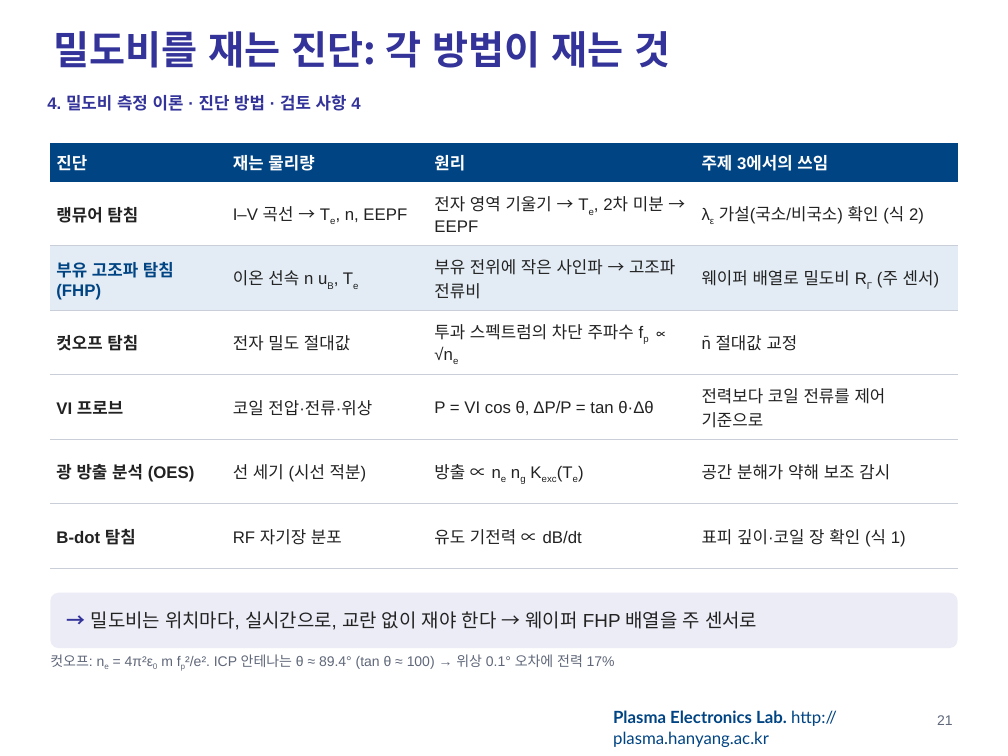
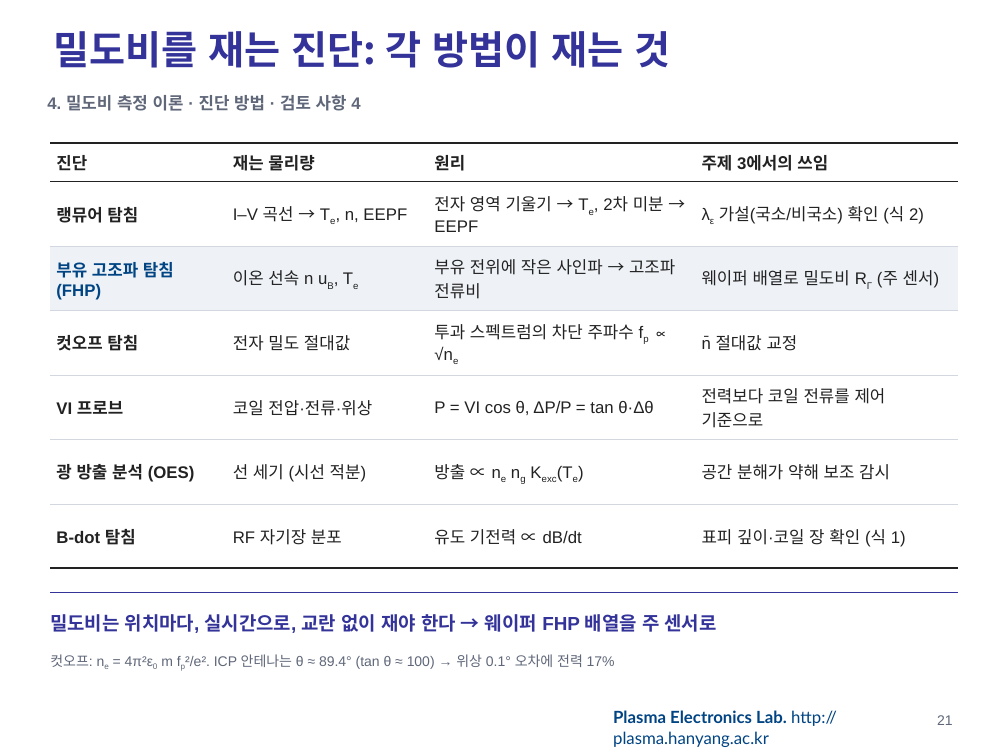
Before and after one commit to garlicjam-pyo/plasma, a slide deck: slide 21 of presentations/1차발표_최종.pptx. Drawn at 1008x756 pixels with LibreOffice and Linux fonts; fonts in the diff are those of the drawing; background and template pictures are left out. Boxes give left, top, right and bottom in pixels: in the first picture for what was removed or moved away, otherwise in the second. Text is boxed around its words. In the diff, an @@ line names an element or a change of style, - is before the commit and + after.

```diff
--- a/presentations/1차발표_최종.pptx
+++ b/presentations/1차발표_최종.pptx
@@ text "4. 밀도비 측정 이론 · ..." at bbox=[47, 95, 360, 111]: text colour #333399 to #5F6779 @@
@@ table at bbox=[50, 143, 958, 569] @@
@@ fill #004483 to #FFFFFF in row 1 @@
@@ fill #E3ECF4 to #EEF2F7 in row 3 @@
@@ text colour #FFFFFF to #222222 in "진단", "재는 물리량", "원리", "주제 3에서의 쓰임" @@
@@ borders changed @@
@@ text "밀도비는 위치마다, 실시간으로, 교란 없이 ...": place and size @@
-text "밀도비는 위치마다, 실시간으로, 교란 없이 ..." at bbox=[50, 593, 958, 648]
+text "밀도비는 위치마다, 실시간으로, 교란 없이 ..." at bbox=[50, 614, 717, 633]
@@ text "밀도비는 위치마다, 실시간으로, 교란 없이 ..." at bbox=[50, 614, 717, 633]: fill #ECECF7 to none @@
@@ line added from (50, 593) to (958, 593), #333399 1 pt @@
@@ text at bbox=[50, 614, 717, 633]: text changed; text colour #222222 to #333399; bold on @@
-→ 밀도비는 위치마다, 실시간으로, 교란 없이 재야 한다 → 웨이퍼 FHP 배열을 주 센서로
+밀도비는 위치마다, 실시간으로, 교란 없이 재야 한다 → 웨이퍼 FHP 배열을 주 센서로
```
Also in this commit, not shown: 39 other slides changed, 3 other files.
